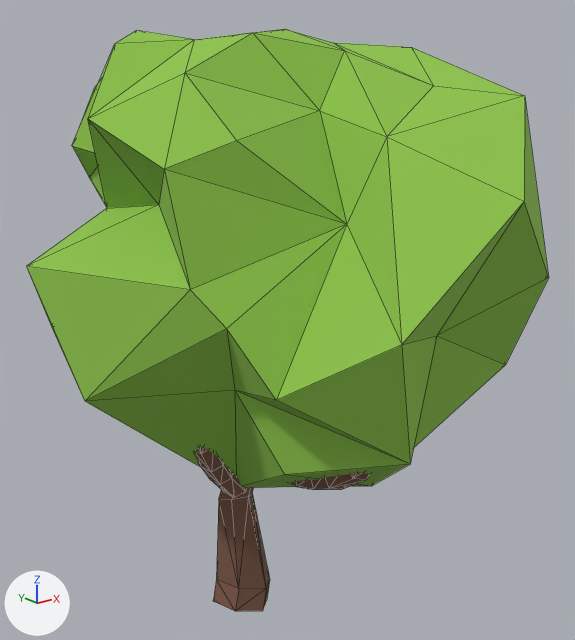
The glTF model models/treeA.glb as it was, and as the next commit left it.
Before and after are seen from a camera (50 mm lens) standing at (-0.781, -0.978, 0.527) and looking at (0.014, 0.015, 0.129). Arrows for +X, +Y and +Z are at lower left; the lights stay in place. The older version comes first. Mesh edges are drawn as thin lines. Where no turn or scale is listed for an object, it has been applied to the vertices.

The first picture shows 'Node'.
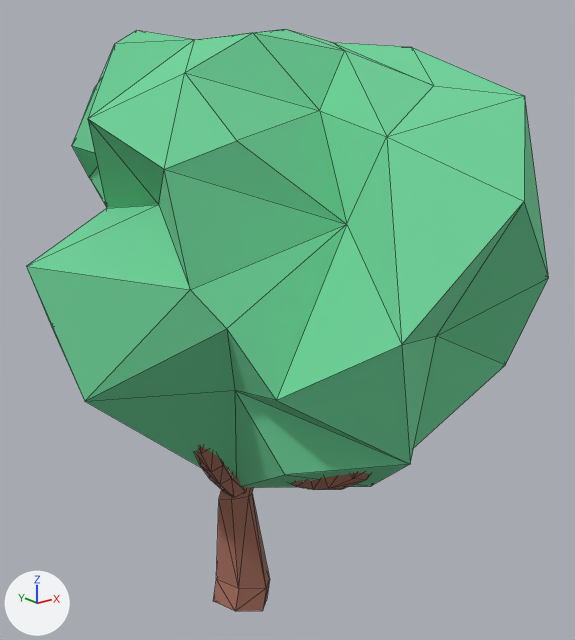
Scene script edits in JSON lines:
```json
{"op": "set", "path": "mat_mat9.base_color", "old": "(0.27, 0.55, 0.07)", "new": "(0.159, 0.651, 0.323)", "note": "green #8ec44b -> green #6fd39a"}
{"op": "set", "path": "mat_mat20.base_color", "old": "(0.19, 0.09, 0.06)", "new": "(0.352, 0.144, 0.102)", "note": "brown #795545 -> brown #a06a5a"}
```

Changed parts and their boxes [x1, y1, x2, y2] in the pictures (575 x 640 px):
```json
{"object": "Node", "change": "recoloured", "before": [26, 29, 549, 611], "after": [26, 29, 549, 611]}
```
